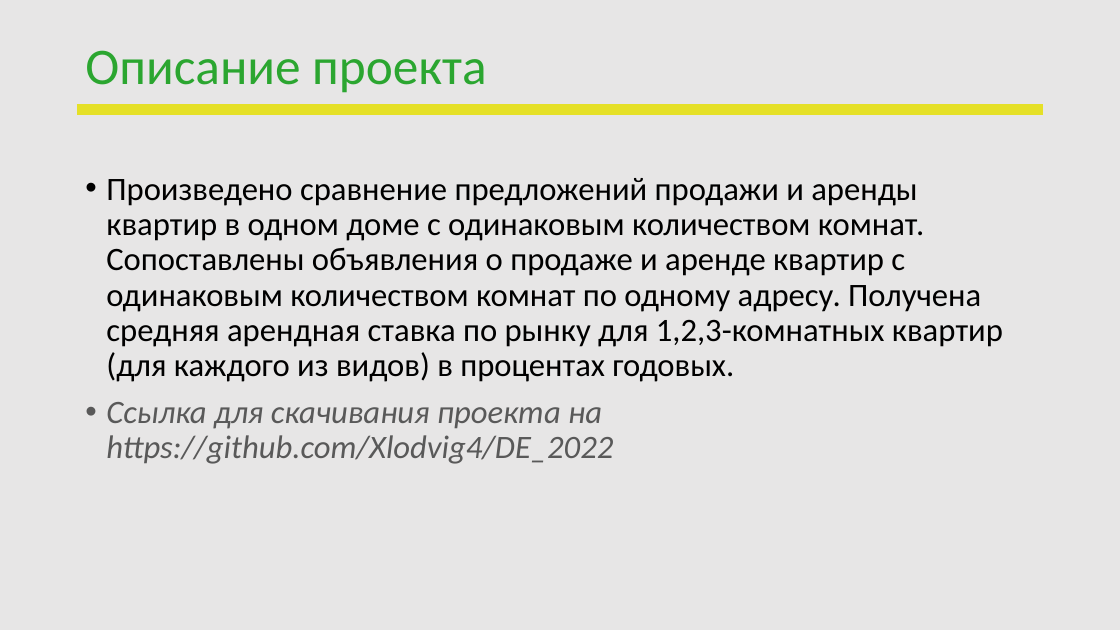
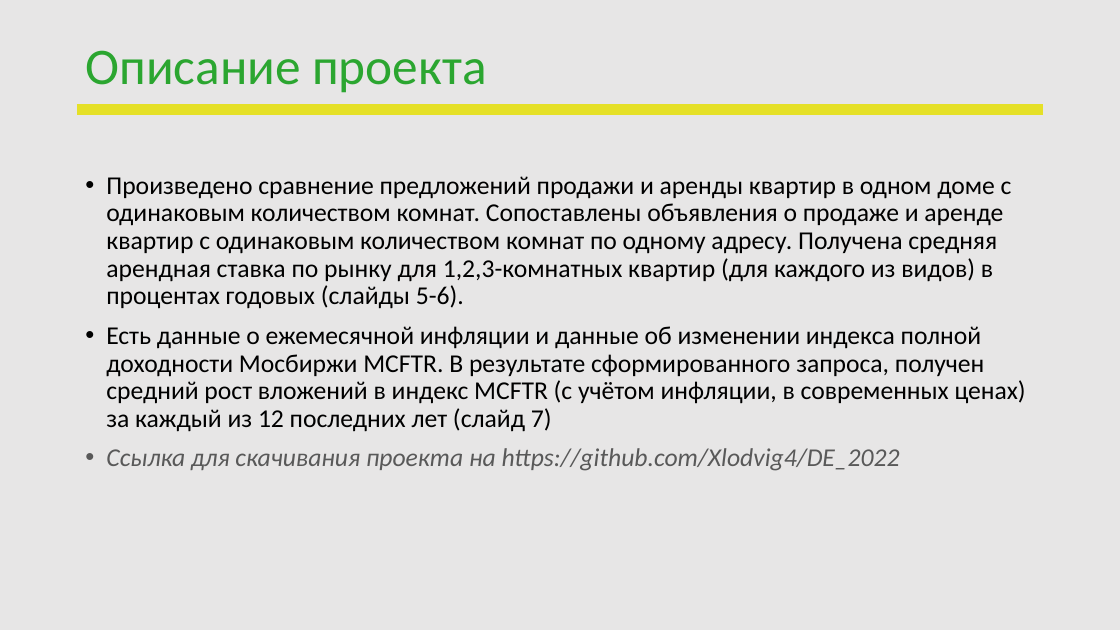
Before and after one commit to Xlodvig4/DE_2022, a slide deck: slide 3 of ПЕРЕЗАПУСК_DE_АлиевМГ.pptx. Drawn at 1120x630 pixels with LibreOffice and Linux fonts; fonts in the diff are those of the drawing; background and template pictures are left out. Boxes give left, top, right and bottom in pixels: in the first picture for what was removed or moved away, otherwise in the second. Text is boxed around its words. In the diff, an @@ line names an element or a change of style, - is before the commit and + after.

```diff
--- a/ПЕРЕЗАПУСК_DE_АлиевМГ.pptx
+++ b/ПЕРЕЗАПУСК_DE_АлиевМГ.pptx
@@ text at <box>106,176,1026,432</box>: text changed; size 28 to 22 pt @@
-• Произведено сравнение предложений продажи и аренды квартир в одном доме с одинаковым количеством комнат. Сопоставлены объявления о продаже и аренде квартир с одинаковым количеством комнат по одному адресу. Получена средняя арендная ставка по рынку для 1,2,3-комнатных квартир (для каждого из видов) в процентах годовых.
+• Произведено сравнение предложений продажи и аренды квартир в одном доме с одинаковым количеством комнат. Сопоставлены объявления о продаже и аренде квартир с одинаковым количеством комнат по одному адресу. Получена средняя арендная ставка по рынку для 1,2,3-комнатных квартир (для каждого из видов) в процентах годовых (слайды 5-6).
+• Есть данные о ежемесячной инфляции и данные об изменении индекса полной доходности Мосбиржи MCFTR. В результате сформированного запроса, получен средний рост вложений в индекс MCFTR (с учётом инфляции, в современных ценах) за каждый из 12 последних лет (слайд 7)
@@ text at <box>106,448,900,471</box>: size 28 to 22 pt in "Ссылка для скачивания проекта на https://github.com/Xlodvig4 ..." @@
```
Also in this commit, not shown: 2 other slides changed, 1 slide added, 2 other files.
